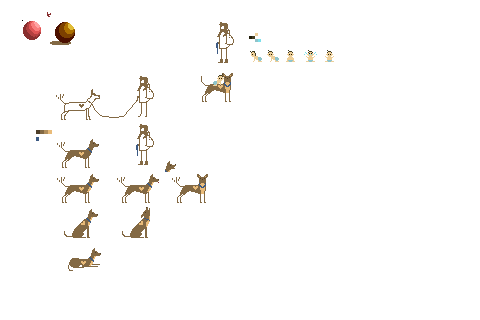
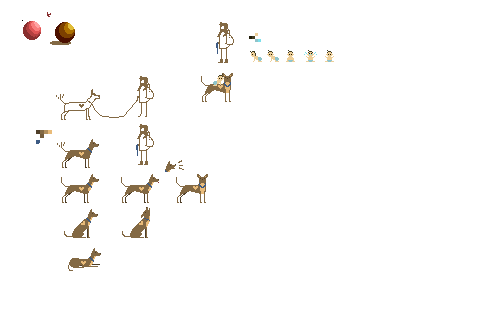
Comparing the layer stacks of the two w=480, h=320 images. Changes:
painted on "Layer #1" over [36, 134, 206, 266]
